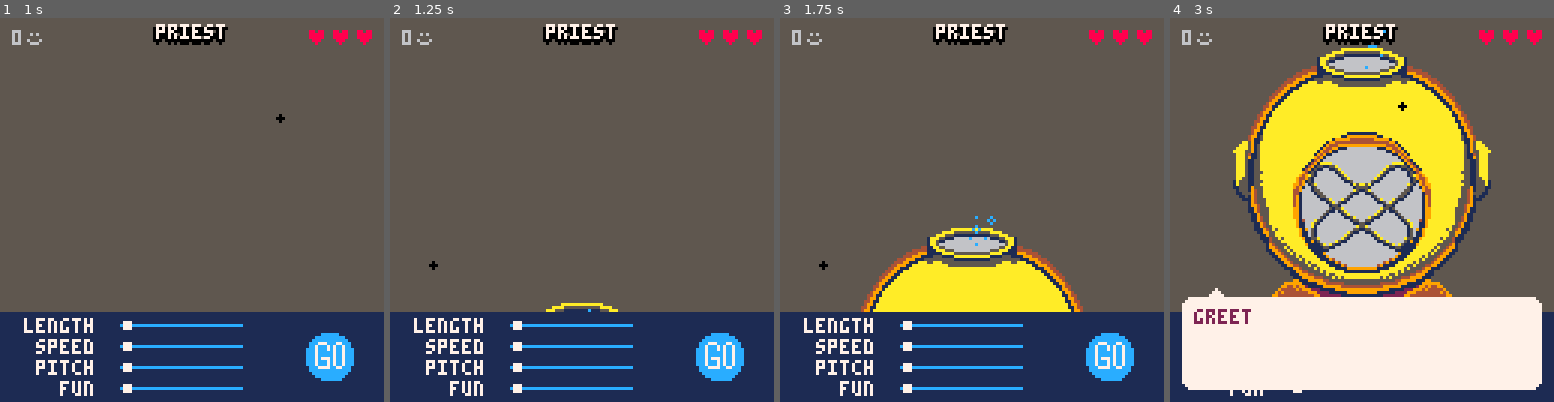
Above: before the commit, frames 1-4 (left to right).
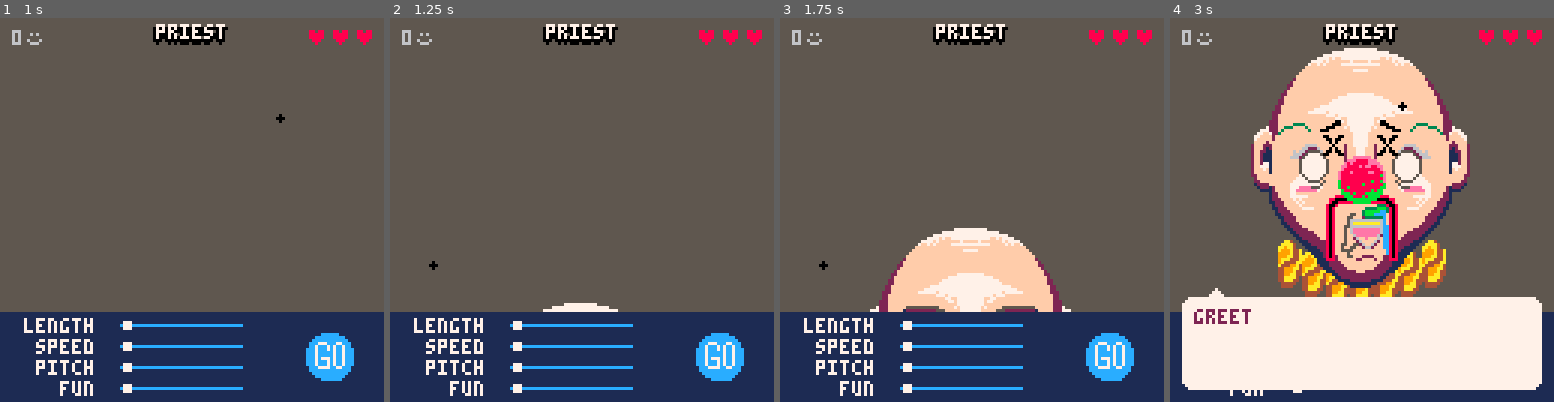
Above: after the commit, the same moments.

Repository: Alfie-Edwards/game-boys
Game: PICO-8 cartridge game.p8
Same seed, same stepped clock (60 frames per second), same inputs: the game is played once before the commit and once after it.
Inputs (mouse positions are in pixels of both pictures, inside the frame that each line leads up to):
- Up to frame 1 (1 s): tap X (X key) at 0.33 s; click (280, 121) at 0.67 s; tap O (Z key) at 0.7 s
- Up to frame 2 (1.25 s): tap X (X key) at 1.07 s; click (436, 267) at 1.22 s
- Up to frame 3 (1.75 s): tap O (Z key) at 1.7 s
- Up to frame 4 (3 s): click (1277, 114) at 1.77 s; tap X (X key) at 1.85, 2.97 s; tap O (Z key) at 2.1, 2.5, 2.9 s; click (1342, 259) at 2.32 s; click (1404, 106) at 2.87 s

Frame 1 is identical in both runs. In frame 2, 0.4% of the frame differs, in the area x 39-60%, y 74-77%; in frame 3, 9.0%; in frame 4, 31%, in the area x 16-84%, y 3-73%.

Commit message:
clown minus hair

Diff:
--- a/face.lua
+++ b/face.lua
@@ -143,7 +143,34 @@
 				palt(1, false)
 			end,
 		},
-	}
+	},
+	clown = {
+		collar =
+			function(x, y)
+				spr(171, x,            y,     1, 2, false, false)
+				spr(171, x + tiles(1), y + 3, 1, 2, false, false)
+				spr(171, x + tiles(2), y + 6, 1, 2, false, false)
+				spr(171, x + tiles(3), y + 6, 1, 2, false, false)
+				spr(171, x + tiles(4), y + 6, 1, 2, false, false)
+				spr(171, x + tiles(5), y + 3, 1, 2, false, false)
+				spr(171, x + tiles(6), y,     1, 2, false, false)
+			end,
+		eyes =
+			function(x_left, x_right, y)
+				spr(198, x_left,  y, 3, 3, true, false)
+				spr(198, x_right, y, 3, 3, false, false)
+			end,
+		mouth =
+			function(x, y)
+				spr(201, x, y, 3, 3, false, false)
+			end,
+		nose =
+			function(x, y)
+				spr( 77, x,            y,            2, 1, false, false)
+				spr( 79, x,            y + tiles(1), 2, 1, false, false)
+				spr(127, x + tiles(1), y + tiles(1), 2, 1, false, false)
+			end,
+	},
 }
 
 function tiles(x)
@@ -258,9 +285,25 @@
 end
 
 function draw_clown(emotion, head_left, head_right, head_top, head_bottom)
+	-- underneath features
+	sprites.clown.collar(head_left + tiles(0.5), head_bottom - tiles(2))
+
 	-- base layer
 	sprites.base(head_left, head_top)
 	draw_ears(head_left, head_right, head_top)
+
+	-- features
+	if emotion == "neutral" then
+		draw_neutral_mouth(head_bottom, head_left, head_right)
+		draw_neutral_eyes(head_top, head_left, head_right)
+	else
+		sprites.clown.mouth(head_left + tiles(2.5), head_bottom - tiles(4))
+		sprites.clown.eyes(
+			head_left + tiles(1) - 5,
+			head_right - tiles(3) - 3,
+			head_top + tiles(3))
+	end
+	sprites.clown.nose(head_left + tiles(3), head_top + tiles(4.5))
 end
 
 function draw_head(name, emotion)
@@ -269,8 +312,8 @@
 	-- TODO #temp
 	-- name = "big beardy man"
 	-- name = "priest"
-	name = "diver"
-	-- name = "clown"
+	-- name = "diver"
+	name = "clown"
 
 	-- setup
 	pal()
